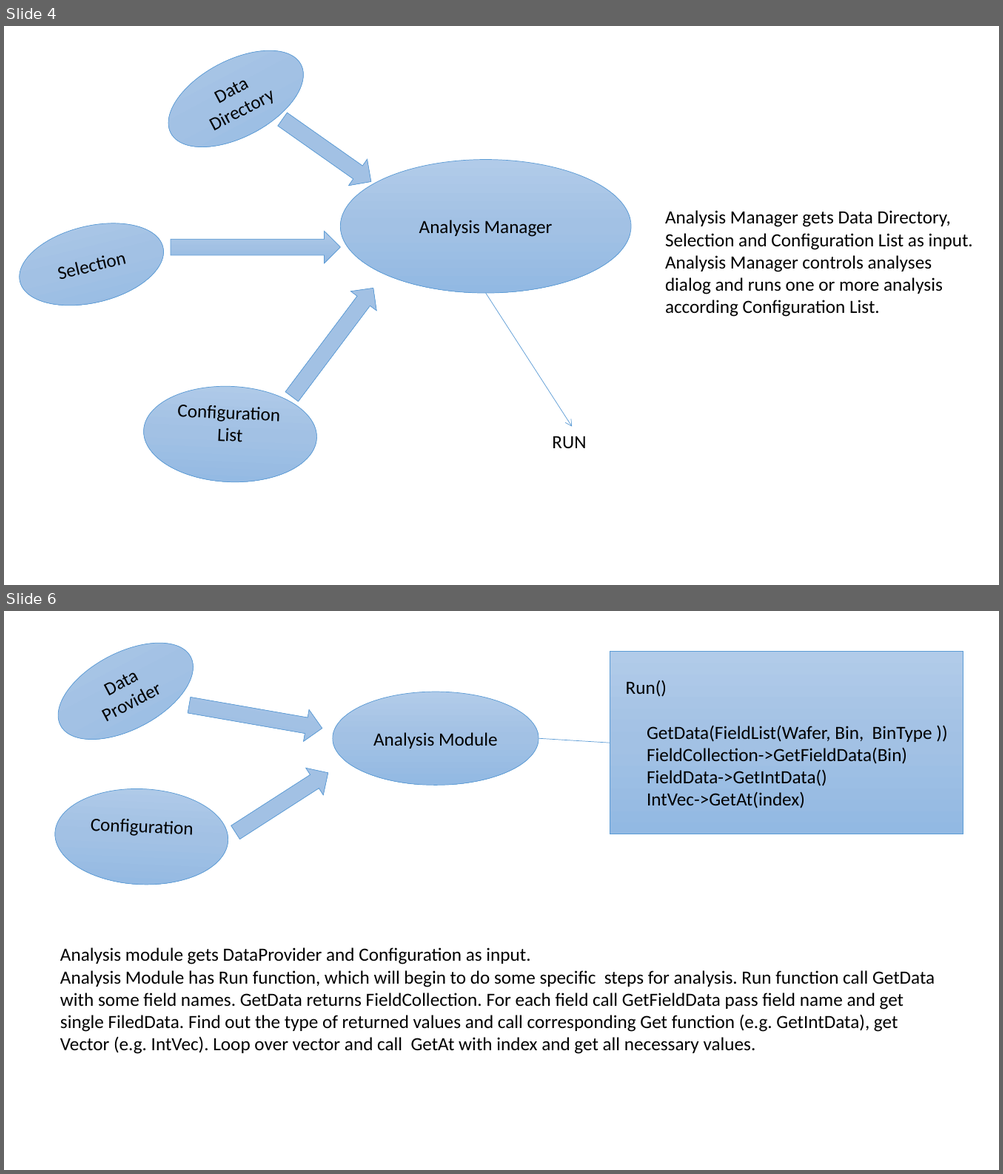
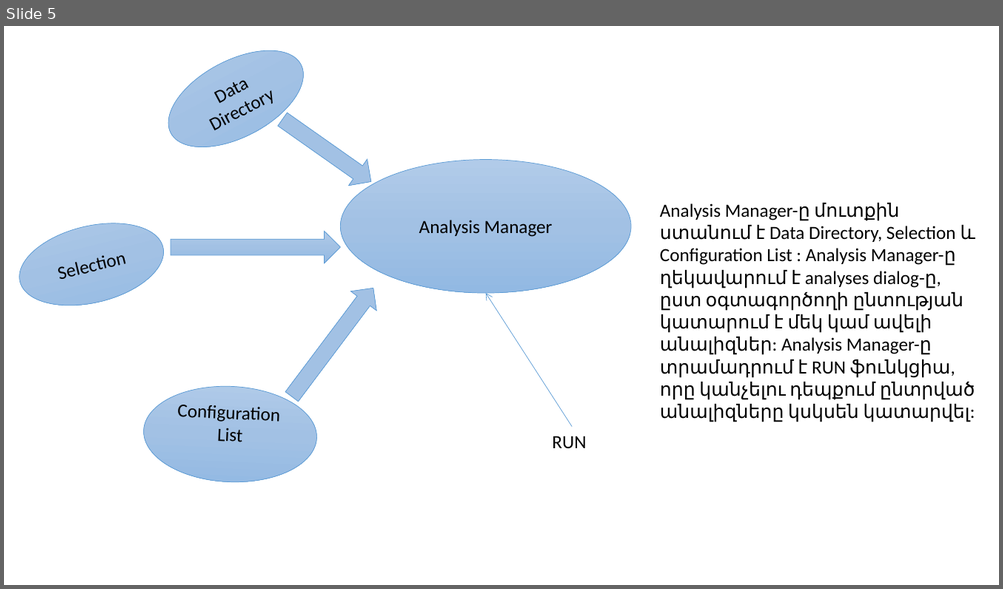
Before and after one commit to Mesrop-Gevorgyan/ATRChipset, a slide deck: Doc/Architecture_slide.pptx. Shown one above the other, each under a label of ours: slides 4 and 6 before the commit, slide 5 after it; the slides between them are not shown. The pictures are 1003x1174 and 1003x589 pixels, drawn with LibreOffice and Linux fonts; fonts in the diff are those of the drawing. Boxes give left, top, right and bottom in pixels: in the first picture for what was removed or moved away, otherwise in the second. Text is boxed around its words. In the diff, an @@ line names an element or a change of style, - is before the commit and + after.

```diff
--- a/Doc/Architecture_slide.pptx
+++ b/Doc/Architecture_slide.pptx
@@ slide 6 removed at box(4, 611, 999, 1170), background #FFFFFF @@
@@ ellipse removed at box(42, 623, 208, 760) @@
-Data Provider
@@ rectangle removed at box(610, 651, 963, 834) @@
-Run()
-GetData(FieldList(Wafer, Bin, BinType ))
-FieldCollection->GetFieldData(Bin)
-FieldData->GetIntData()
-IntVec->GetAt(index)
@@ right arrow removed at box(187, 689, 325, 744) @@
@@ ellipse removed at box(333, 692, 538, 785) @@
-Analysis Module
@@ line removed from (538, 738) to (610, 743) @@
@@ right arrow removed at box(227, 760, 337, 846) @@
@@ ellipse removed at box(53, 786, 230, 889) @@
-Configuration
@@ text removed at box(60, 948, 934, 1054) @@
-Analysis module gets DataProvider and Configuration as input.
-Analysis Module has Run function, which will begin to do some specific steps for analysis. Run function call GetData with some field names. GetData returns FieldCollection. For each field call GetFieldData pass field name and get single FiledData. Find out the type of returned values and call corresponding Get function (e.g. GetIntData), get Vector (e.g. IntVec). Loop over vector and call GetAt with index and get all necessary values.
@@ what was slide 4 is now slide 5 @@
@@ slide 5 changed as well @@
@@ text at box(660, 203, 975, 423): text changed @@
-Analysis Manager gets Data Directory, Selection and Configuration List as input. Analysis Manager controls analyses dialog and runs one or more analysis according Configuration List.
+Analysis Manager-ը մուտքին ստանում է Data Directory, Selection և Configuration List : Analysis Manager-ը ղեկավարում է analyses dialog-ը, ըստ օգտագործողի ընտության կատարում է մեկ կամ ավելի անալիզներ: Analysis Manager-ը տրամադրում է RUN ֆունկցիա, որը կանչելու դեպքում ընտրված անալիզները կսկսեն կատարվել:
@@ arrow moved from (486, 293) - (572, 426) to (572, 426) - (486, 293) @@
```
Also in this commit, not shown: 1 other slide changed, 6 slides added, 3 other slides removed.
